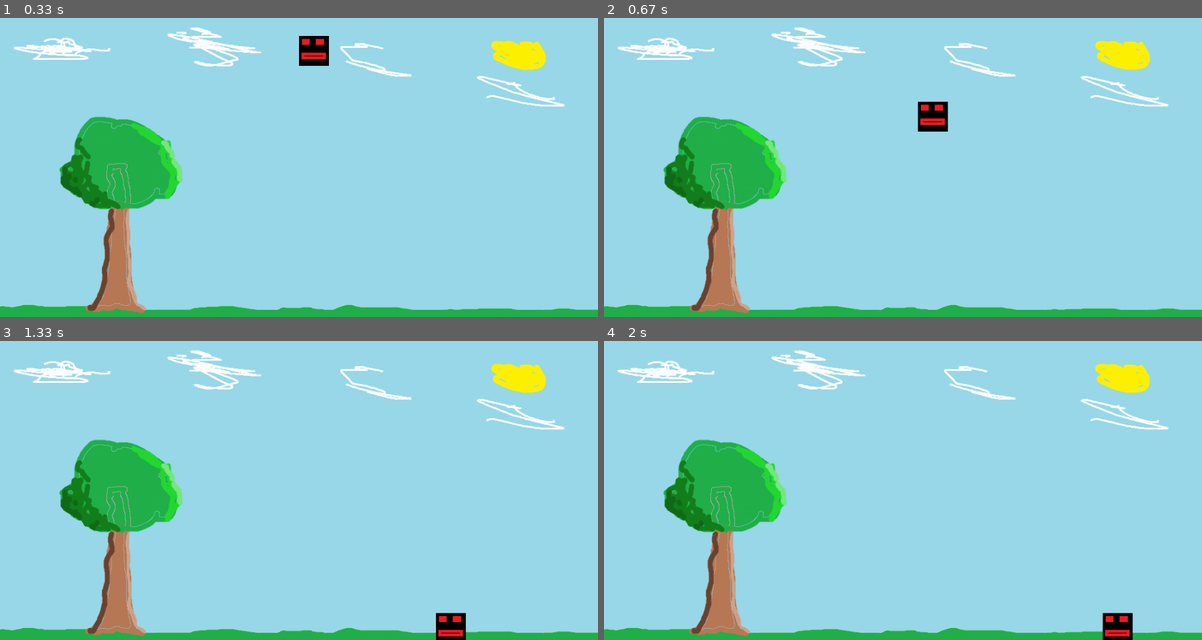
Above: before the commit, frames 1-4 (two rows, left to right).
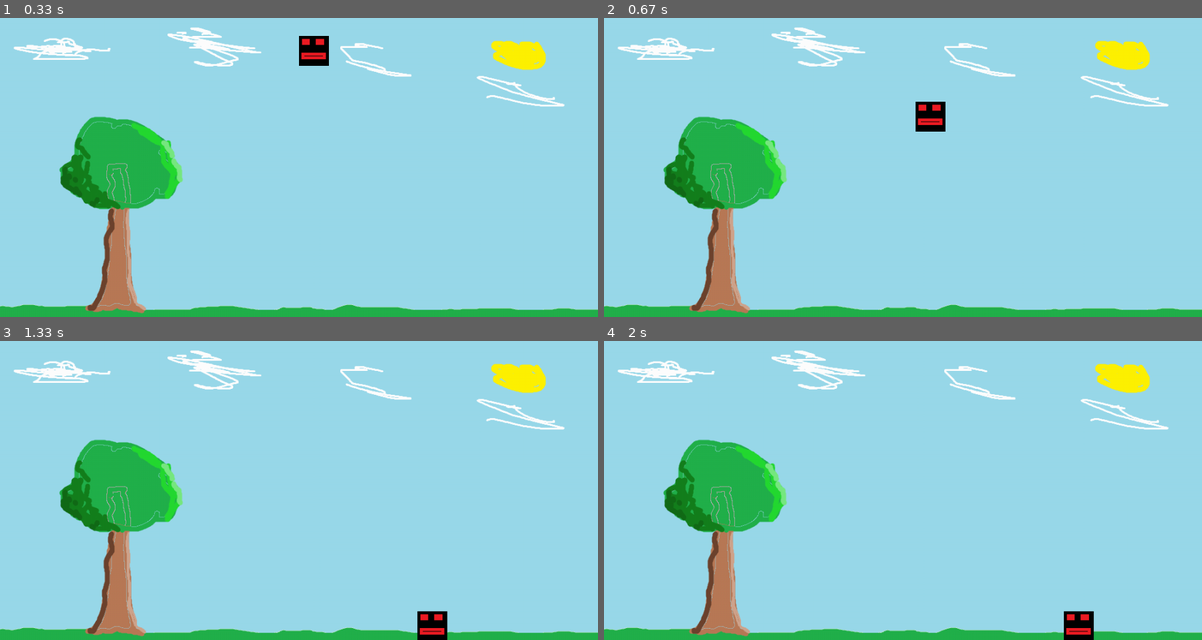
Above: after the commit, the same moments.

Repository: torpeedoo/Basic-pygame-movement
Game: pygame game, started from main.py
The game is run twice, just before and just after one commit, with the same random seed, the same clock (stepped at 60 frames per second) and the same inputs.
Inputs:
- Up to frame 1 (0.33 s): no input
- Up to frame 2 (0.67 s): hold D from 0.33 s (still down)
- Up to frame 3 (1.33 s): release D at 0.8 s; hold D 0.83-1.3 s
- Up to frame 4 (2 s): hold A 1.33-1.87 s; hold A from 1.9 s (still down)

Frame 1 is identical in both runs. In frame 2, 0.2% of the frame differs, in the area x 52-58%, y 28-38%; in frame 3, 0.7%; in frame 4, 1.0%, in the area x 76-89%, y 90-100%.

Commit message:
added bounce mechanic when landing

Diff:
--- a/main.py
+++ b/main.py
@@ -65,12 +65,12 @@
 
         #simulating air drag/ground friction
         if playerVelocityX<0:
-            playerVelocityX = playerVelocityX+0.06
+            playerVelocityX = playerVelocityX+0.08
         elif playerVelocityX<0.1 and playerVelocityX>0:
             playerVelocityX=0
 
         if playerVelocityX>0:
-            playerVelocityX = playerVelocityX-0.06
+            playerVelocityX = playerVelocityX-0.08
         elif playerVelocityX>-0.1 and playerVelocityX<0:
             playerVelocityX=0
 
@@ -78,7 +78,8 @@
         #ground collision
         if playerLocationY>=450:
             grounded=True
-            playerVelocityY=playerVelocityY-playerVelocityY
+            if playerVelocityY>1: playerVelocityY=playerVelocityY-(playerVelocityY*1.2)
+            else: playerVelocityY=playerVelocityY-playerVelocityY
         else:
             grounded=False
 
